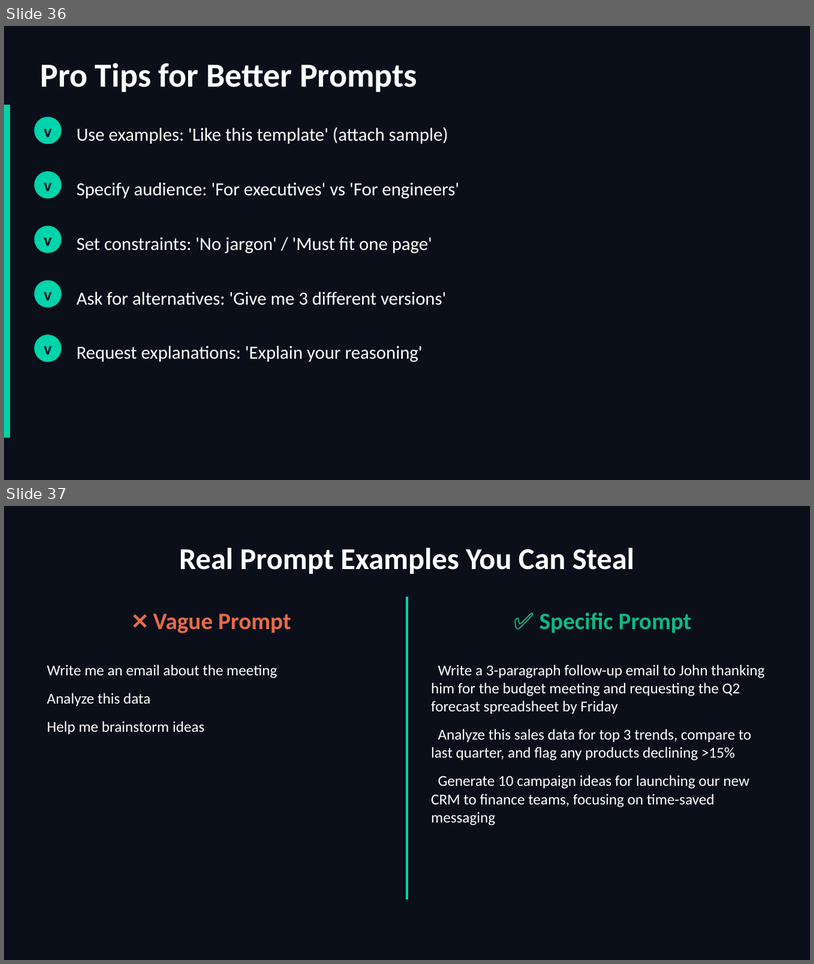
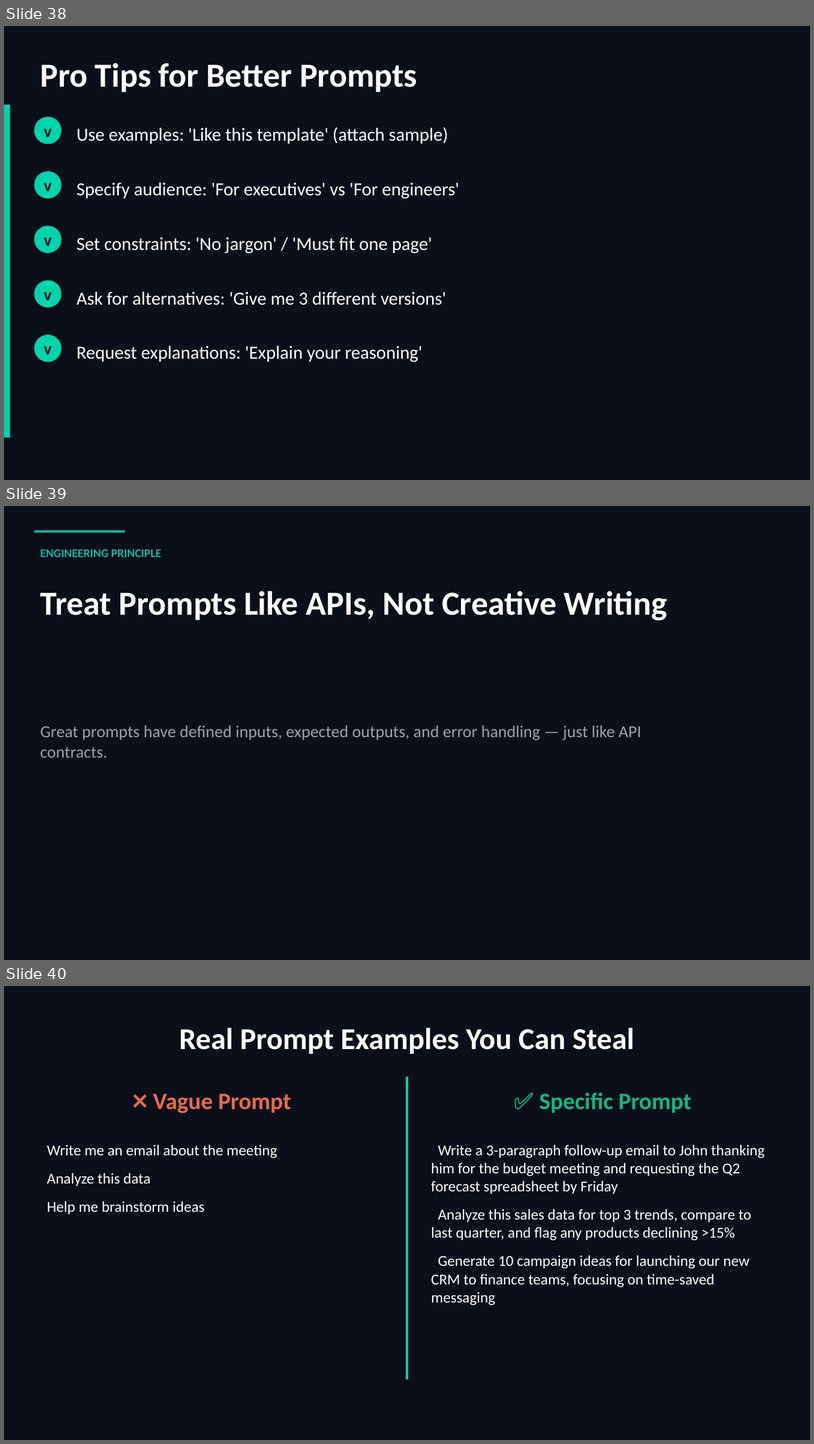
Before and after one commit to scottrhay/AIA-ClaudeCopilot, a slide deck: slides/Day1_Claude_for_Business.pptx. Shown one above the other, each under a label of ours: slides 36 and 37 before the commit, slides 38, 39 and 40 after it. The pictures are 814x964 and 814x1444 pixels, drawn with LibreOffice and Linux fonts; fonts in the diff are those of the drawing. Boxes give left, top, right and bottom in pixels: in the first picture for what was removed or moved away, otherwise in the second. Text is boxed around its words. In the diff, an @@ line names an element or a change of style, - is before the commit and + after.

Commit message:
Integrate 12 engineering principles from Second Brain methodology into all 3 decks
Day 1 (86 slides): 4 principles woven into business user flow
Day 2 (88 slides): 4 principles woven into fundamentals flow
Day 3 (86 slides): 4 principles woven into advanced flow

Source: Nate B Jones - Why 2026 Is the Year to Build a Second Brain
Each principle includes concept + demo tie-in + lab tie-in (~60 min/day)

```diff
--- a/slides/Day1_Claude_for_Business.pptx
+++ b/slides/Day1_Claude_for_Business.pptx
@@ slide 39 added at bbox=[4, 506, 810, 960], background #0B0F1A @@
@@ rectangle added at bbox=[34, 530, 125, 532], fill #14B8A6 @@
@@ text added at bbox=[40, 549, 162, 557], 14 pt, text #14B8A6, bold @@
+ENGINEERING PRINCIPLE
@@ text added at bbox=[40, 591, 668, 621], 40 pt, text #FFFFFF, bold @@
+Treat Prompts Like APIs, Not Creative Writing
@@ text added at bbox=[40, 725, 642, 757], 20 pt, text #9CA3AF @@
+Great prompts have defined inputs, expected outputs, and error handling — just like API contracts.
@@ what was slide 36 is now slide 38 @@
@@ what was slide 37 is now slide 40 @@
```
Also in this commit, not shown: 3 other slides added.
